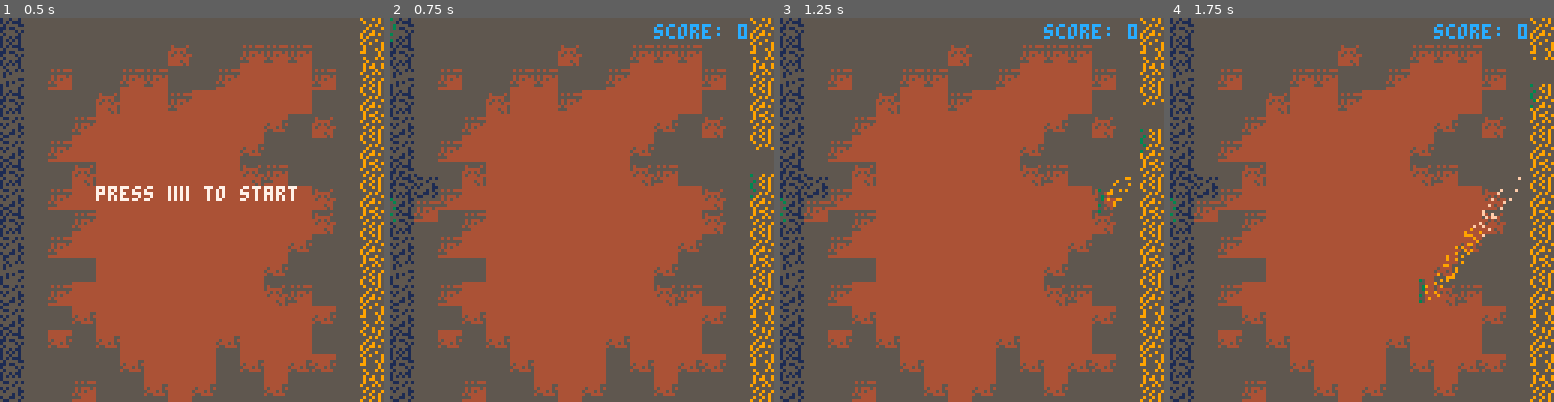
Above: before the commit, frames 1-4 (left to right).
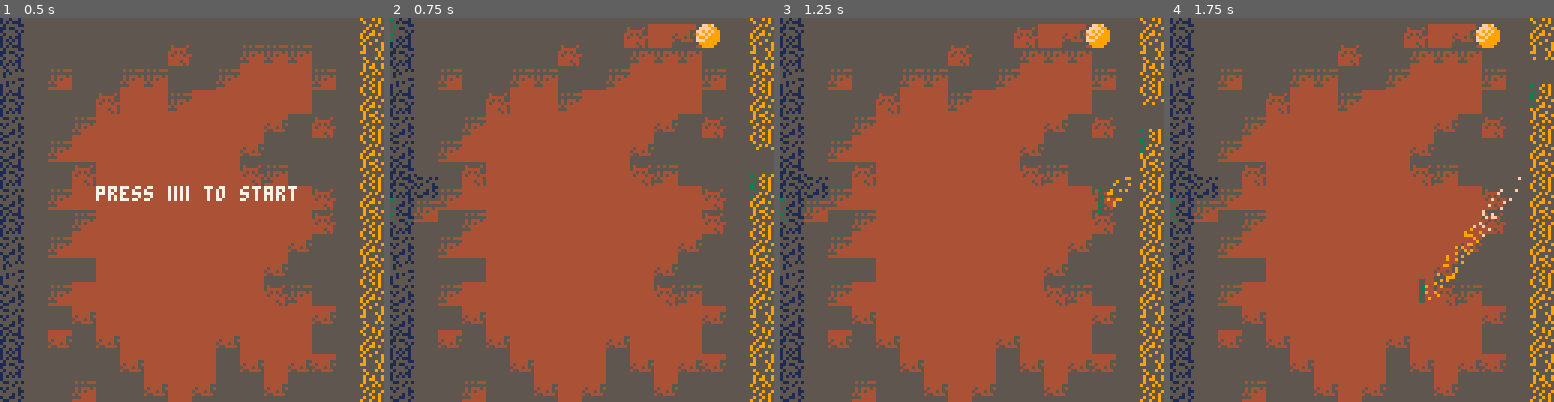
Above: after the commit, the same moments.

Repository: Spider101/Morta-Pong
Game: PICO-8 cartridge game.p8
Same seed, same stepped clock (60 frames per second), same inputs: the game is played once before the commit and once after it.
Inputs:
- Up to frame 1 (0.5 s): tap X (X key) at 0.33 s
- Up to frame 2 (0.75 s): tap O (Z key) at 0.7 s
- Up to frame 3 (1.25 s): tap X (X key) at 1.07 s
- Up to frame 4 (1.75 s): tap O (Z key) at 1.7 s

Frame 1 is identical in both runs. In frame 2, 1.3% of the frame differs, in the area x 60-93%, y 1-8%; in frame 3, 1.3%; in frame 4, 1.3%.

Commit message:
feat: replace score with enemy health ui

Diff:
--- a/main.lua
+++ b/main.lua
@@ -163,7 +163,7 @@
         self.enemy:draw()
 
         -- draw score in top right corner of screen
-        print("score: " .. self.score, self.screen_boundary_x - 40, 2.5, 12)
+        draw_enemy_health_ui(self.score, self.enemy.health)
 
         -- draw player health in top left corner of screen
         draw_health_ui(self.player.health)
@@ -191,3 +191,22 @@
         spr(32, health_icon_x, health_icon_y)
     end
 end
+
+function draw_enemy_health_ui(score, health)
+    local sprite_x = 70
+    local sprite_y = 2.5
+    local empty_sprite_num = 36
+    local filled_sprite_num = 20
+
+    for i = 0, health - 1 do
+        sprite_x = sprite_x + block_size
+
+        -- draw the sprites left to right
+        -- replace filled sprite with empty sprite from right to left as score increases
+        if i >= (health - score) then
+            spr(empty_sprite_num+i, sprite_x, sprite_y)
+        else
+            spr(filled_sprite_num+i, sprite_x, sprite_y)
+        end
+    end
+end
